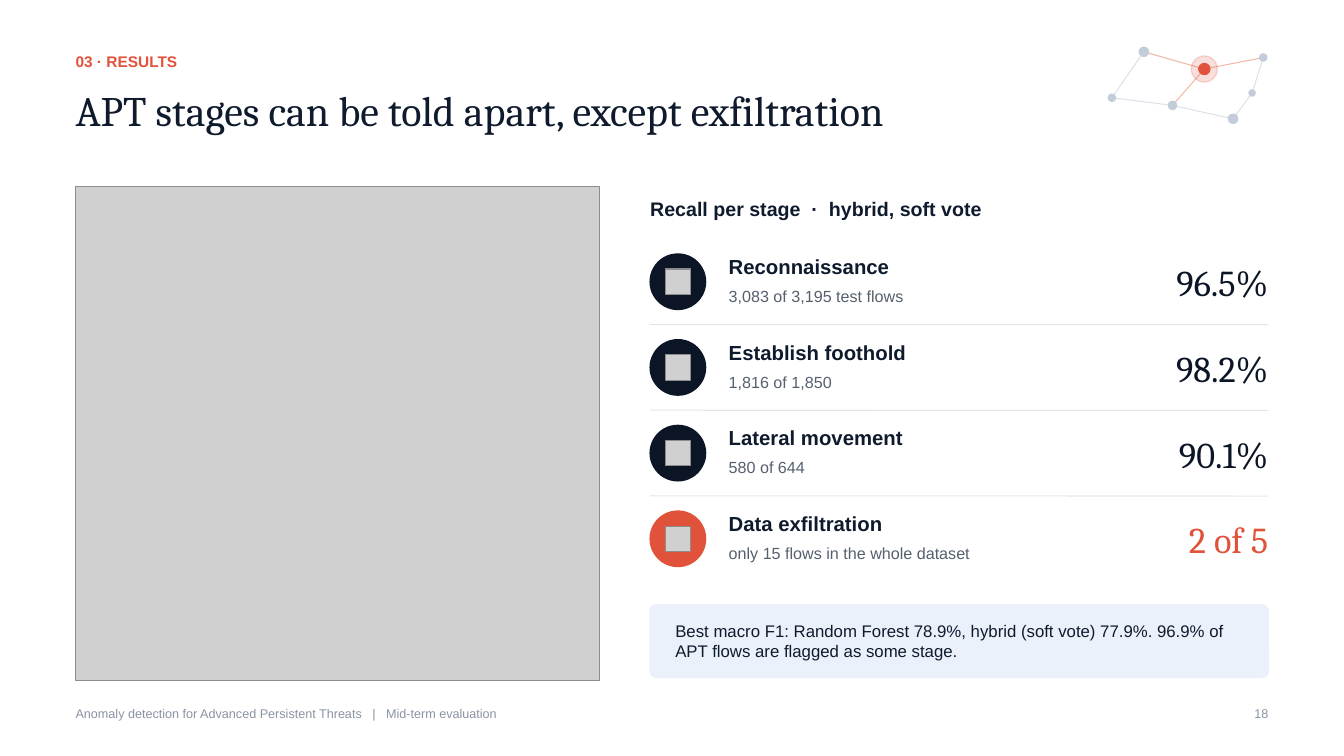
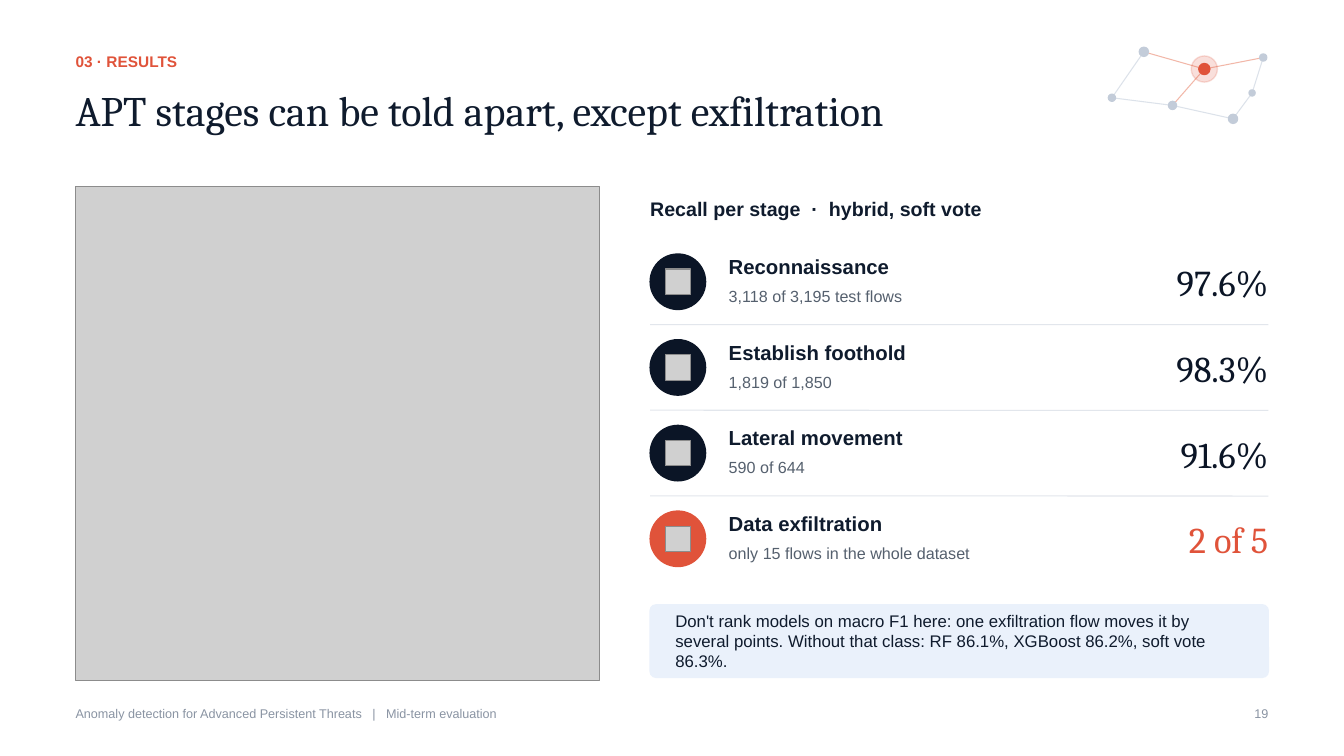
Before and after one commit to AshishJain2003/apt-detection-hybrid-ensemble, a slide deck: slide 19 of APT_Detection_MidEval.pptx (slide 18 before the commit). Drawn at 1344x756 pixels with LibreOffice and Linux fonts; fonts in the diff are those of the drawing; grey boxes stand for pictures. Boxes give left, top, right and bottom in pixels: in the first picture for what was removed or moved away, otherwise in the second. Text is boxed around its words. In the diff, an @@ line names an element or a change of style, - is before the commit and + after.

```diff
--- a/APT_Detection_MidEval.pptx
+++ b/APT_Detection_MidEval.pptx
@@ text at (729,290,902,304): text changed @@
-3,083 of 3,195 test flows
+3,118 of 3,195 test flows
@@ text at (1177,270,1268,298): text changed @@
-96.5%
+97.6%
@@ text at (1176,356,1268,384): text changed @@
-98.2%
+98.3%
@@ text at (729,376,831,390): text changed @@
-1,816 of 1,850
+1,819 of 1,850
@@ text at (1181,442,1269,470): text changed @@
-90.1%
+91.6%
@@ text at (675,615,1206,667): text changed @@
-Best macro F1: Random Forest 78.9%, hybrid (soft vote) 77.9%. 96.9% of APT flows are flagged as some stage.
+Don't rank models on macro F1 here: one exfiltration flow moves it by several points. Without that class: RF 86.1%, XGBoost 86.2%, soft vote 86.3%.
```
Also in this commit, not shown: 12 other slides changed, 1 slide added, 29 other files.
